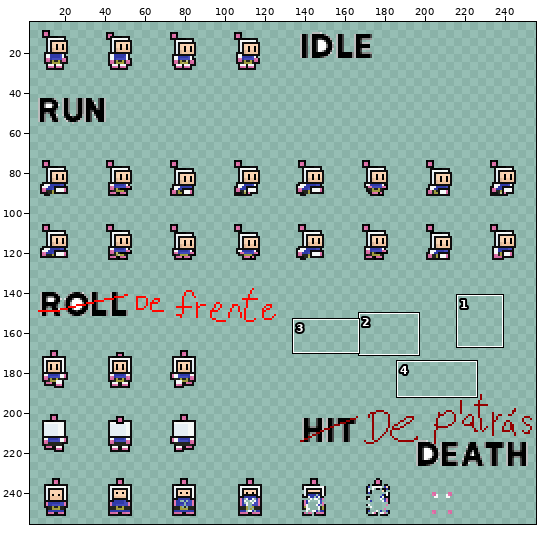
A sprite sheet gets an edit: assets/sprites/knight.png. The picture above shows the old version from afar; the outline marks the close-up.
Close-up. First the earlier version:
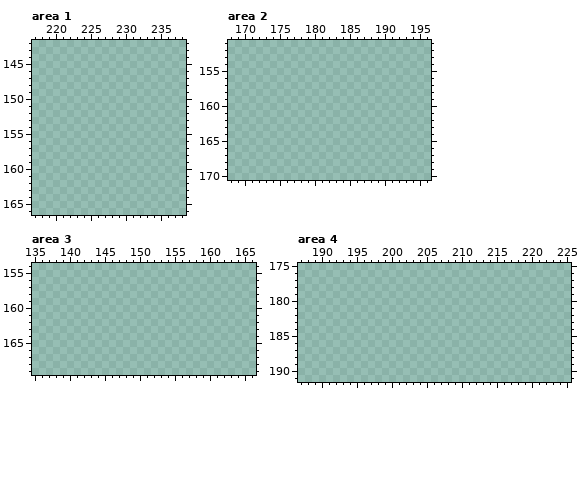
The file is 256x256 pixels. Colours within 5 levels of each other are drawn and written as one. Shown: area 1: x 217..238, y 142..166; area 2: x 168..196, y 151..170; area 3: x 135..166, y 154..169; area 4: x 187..225, y 175..191. The wide view leaves out empty margins. The commit also changed other parts of the picture, which this record leaves out.
After the commit:
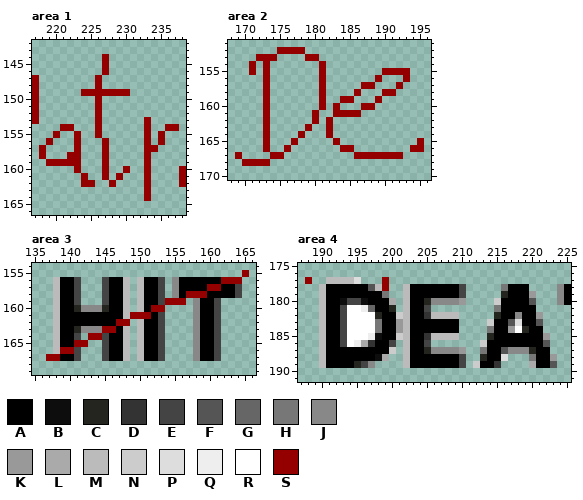
Palette (. is transparent): A #000000  B #0e0d0e  C #23251e  D #333333  E #444444  F #555555  G #666666  H #777777  J #888888  K #999999  L #aaaaaa  M #bbbbbb  N #cccccc  P #dddddd  Q #eeeeee  R #ffffff  S #940000
Changes in this commit:
Changed rows in their new state; - is an unchanged pixel.
Area 1:
first column x 217:
144 ----------S-----------
145 ----------S-----------
146 ----------S-----------
147 S--------S------------
148 S--------S------------
149 S------SSSSSSS--------
150 S--------S------------
151 S--------S------------
152 S--------S------------
153 S--------S------S-----
154 ----SS---S------S--SS-
155 ---S--S--S------S-S---
156 --S---S---S-----S-S---
157 -S----S---S-----SS----
158 -S---SS---S-----S-----
159 --SSSSS---S-----S-----
160 ------S---S--S--S----S
161 -------S--S-S---S----S
162 -------SS--S----S----S
163 ----------------S-----
164 ----------------S-----
Area 2:
first column x 169:
152 ------SSSS-----------------
153 ---SSS----SS---------------
154 --S-S-------S--------------
155 --S-S-------S--------SSSS--
156 ----S-------S-------S---S--
157 ----S-------S-----SS---S---
158 ----S-------S----S---SS----
159 ----S-------S--SS---S------
160 ----S-------S-S---SS-------
161 ----S------S--SSSS---------
162 ----S------S-S-------------
163 ----S-----S--S-------------
164 ----S----S---S-------------
165 ----S---S-----S-----------S
166 ----S--S-------SS--------SS
167 S----SS----------SSSSSSS---
168 -SSSS----------------------
Area 3:
first column x 137:
155 ----------------------------S
156 -MAAE---EAAM-MAAE-JAAAAAASSS-
157 -MAAE---EAAM-MAAE-JAAAASSAAE-
158 -MAAE---EAAM-MAAE-JASSSAAAAE-
159 -MAAE---EAAM-MAAESSS-JAAE----
160 -MAACJJJCAAM-MASS----JAAE----
161 -MAAAAAAAAAMSSSAE----JAAE----
162 -MAAAAAAAASS-MAAE----JAAE----
163 -MAACJJJSSAM-MAAE----JAAE----
164 -MAAE-SSEAAM-MAAE----JAAE----
165 -MAASS--EAAM-MAAE----JAAE----
166 -MSSE---EAAM-MAAE----JAAE----
167 SSAAE---EAAM-MAAE----JAAE----
Area 4:
first column x 188:
177 S--MMMMP---S--------------------------
178 --MAAAAAAFMS--MAAAAAAAE-----HAAA----JA
179 --MAAAAAAAAH--MAAAAAAAE-----CAAAK---JA
180 --MAABEEBAAAL-MAACJJJJK----NAAAAF---JA
181 --MAAERRQGAAC-MAAE---------HAAAAA-----
182 --MAAERRRRCAANMAADMMMM-----CAAJAAK----
183 --MAAERRRRHAAKMAAAAAAA----NAAFPAAF----
184 --MAAERRRRHAAKMAAAAAAA----HAAKRCAA----
185 --MAAERRRQBAANMAADMMMM----CAAAAAAAK---
186 --MAAERQLDAAE-MAAE-------NAAAAAAAAF---
187 --MAAAAAAAAAN-MAACJJJJK--HAAFJJJCAA---
188 --MAAAAAAABL--MAAAAAAAE--CAAP---HAAK--
189 --MAAAACEJ----MAAAAAAAE-NAAD----LAAF--
Boxes around the changes in both close-ups, in picture pixels (x1, y1, x2, y2):
added: (32, 54, 179, 201)
added: (179, 166, 186, 187)
added: (235, 47, 424, 166)
added: (46, 270, 249, 361)
added: (305, 277, 571, 368)
